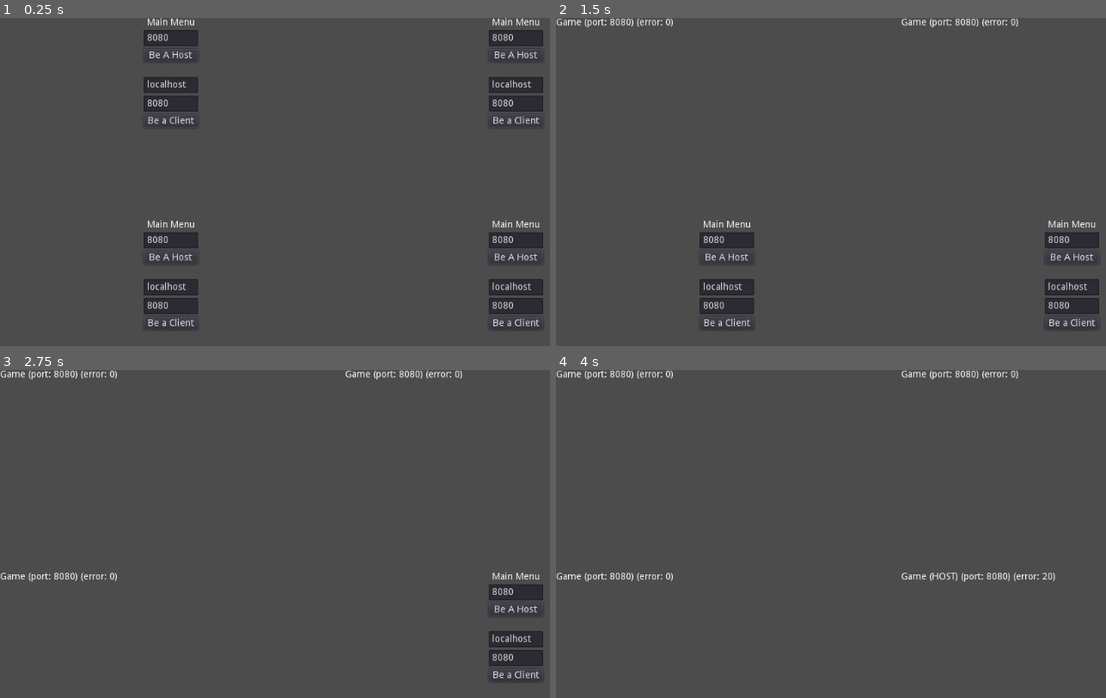
Above: before the commit, frames 1-4 (two rows, left to right).
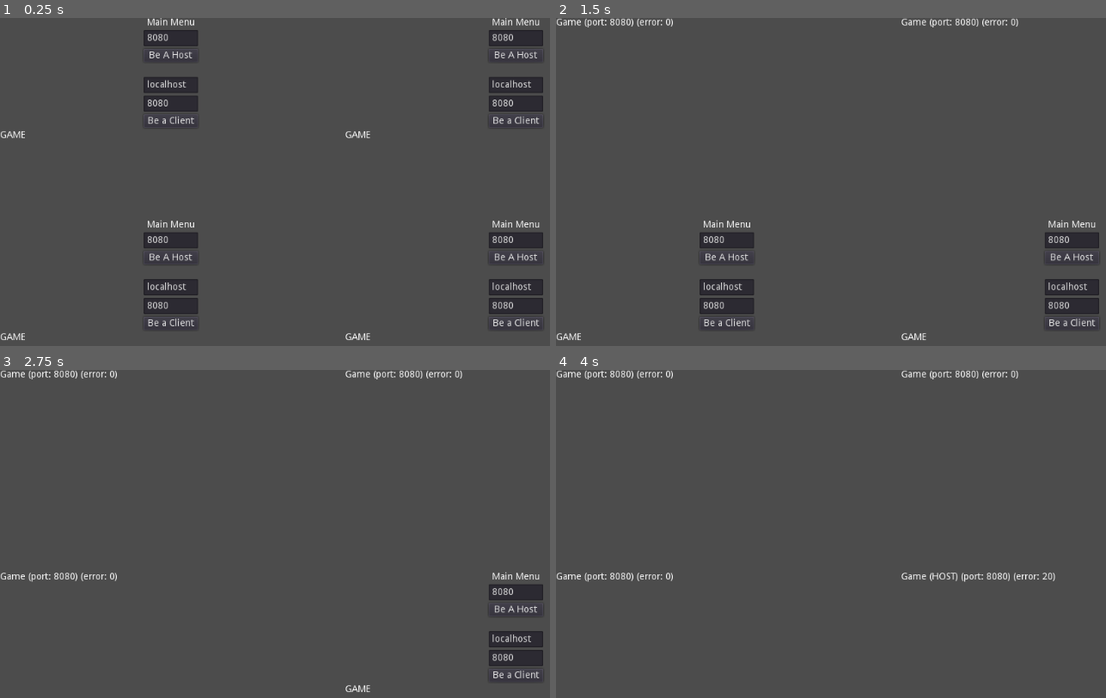
Above: after the commit, the same moments.

Repository: GameAnywhereTechnology/tag
Game: Godot game, scene res://Main.tscn
Two runs of this game, one before a commit and one after it. Both use one fixed random seed, a clock stepped at 60 frames per second and the inputs below.
Inputs:
- Up to frame 1 (0.25 s): no input
- Up to frame 2 (1.5 s): click "Be a Client" at 0.5 s; click "Be a Client" at 1.25 s
- Up to frame 3 (2.75 s): click "Be a Client" at 2 s
- Up to frame 4 (4 s): click "Be A Host" at 2.75 s; tap Enter at 3.5 s

The runs differ from the first frame. In frame 1, 0.2% of the frame differs, in the area x 0-68%, y 34-99%; in frame 2, 0.1%; in frame 3, less than 0.1%; in frame 4, nothing differs.

Commit message:
wip - split viewports

Diff:
--- a/game/common/Common.gd
+++ b/game/common/Common.gd
@@ -3,7 +3,7 @@
 
 # Declare member variables here. Examples:
 var LEVELS := {
-	LEVEL_0 = "res://levels/Level1.tscn"
+	LEVEL_0 = "res://levels/Level0.tscn"
 };
 
 
--- a/game/common/CustomMultiplayerAPI.gd
+++ b/game/common/CustomMultiplayerAPI.gd
@@ -13,6 +13,7 @@
 extends Node
 
 var numOfPlayers = 0;
+var soonToBeParent;
 
 func _init():
 	# First, we assign a new MultiplayerAPI to our this node
@@ -33,6 +34,8 @@
 	self.multiplayer.connect("connection_failed", $Lobby, "_connected_fail");
 	self.multiplayer.connect("server_disconnected", $Lobby,"_server_disconnected");
 
+	if (self.soonToBeParent != null):
+		$Lobby.connect("signal_worldAdded", self.soonToBeParent, "_onSignalWorldCreated");
 	$Lobby.connect("signal_lobbyFull", self, "_onLobbyFull");
 	return;
 
@@ -121,14 +124,19 @@
 func _onLobbyFull(paramPlayerInfo, paramSelfInfo):
 	var levels : Dictionary = $Common.fnGetLevels();
 	var randLevel = randi() % levels.size();
-	var levelKey = 'Level_' + str(randLevel);
+	var levelKey = 'LEVEL_' + str(randLevel);
 
-	if ($Common.has_method("preconfigureGame")):
-		var levelPath = levels[levelKey];
-		var levelClass := load(levelPath);
-		if (levelClass):
-			var levelInst = levelClass.instance();
-			$Common.preconfigureGame(levelInst);
+	if ($Lobby.has_method("preconfigureGame")):
+		if (levels.has(levelKey)):
+			var levelPath = levels[levelKey];
+			var levelClass := load(levelPath);
+			if (levelClass):
+				var levelInst = levelClass.instance();
+				$Lobby.preconfigureGame(levelInst);
+		else:
+			print("Level not found: " + levelKey);
+	else:
+		print("Preconfigure not called");
 	return;
 
 
--- a/game/common/DevClient.gd
+++ b/game/common/DevClient.gd
@@ -9,6 +9,7 @@
 func _ready():
 	var customMP = load("res://common/CustomMultiplayerAPI.tscn").instance();
 	customMP.numOfPlayers = self.numOfPlayers;
+	customMP.soonToBeParent = self;
 	$DevClientDisplay/VBoxContainer/Game.add_child(customMP);
 	pass # Replace with function body.
 
@@ -16,6 +17,12 @@
 # Called every frame. 'delta' is the elapsed time since the previous frame.
 #func _process(delta):
 #	pass
+
+func _onSignalWorldCreated(worldLevel : Spatial):
+	print("World created");
+#	$DevClientDisplay/VBoxContainer/Game/ViewportContainer/Viewport.world = worldLevel.get_tree().root.world;
+#	$DevClientDisplay/VBoxContainer/Game/ViewportContainer/Viewport.add_child(worldLevel);
+	return;
 
 
 func _on_Button_Host_pressed():
--- a/game/common/DevClient.tscn
+++ b/game/common/DevClient.tscn
@@ -23,6 +23,9 @@
 anchor_bottom = 1.0
 size_flags_horizontal = 3
 size_flags_vertical = 3
+__meta__ = {
+"_edit_use_anchors_": false
+}
 
 [node name="MenuWrap" type="VBoxContainer" parent="DevClientDisplay/VBoxContainer"]
 margin_left = 471.0
@@ -84,7 +87,6 @@
 text = "Be a Client"
 
 [node name="Game" type="VBoxContainer" parent="DevClientDisplay/VBoxContainer"]
-visible = false
 margin_top = 168.0
 margin_right = 1024.0
 margin_bottom = 600.0
@@ -92,8 +94,22 @@
 size_flags_vertical = 3
 
 [node name="title" type="Label" parent="DevClientDisplay/VBoxContainer/Game"]
-margin_right = 40.0
+margin_right = 1024.0
 margin_bottom = 14.0
 text = "GAME"
+
+[node name="ViewportContainer" type="ViewportContainer" parent="DevClientDisplay/VBoxContainer/Game"]
+margin_top = 18.0
+margin_right = 1024.0
+margin_bottom = 432.0
+size_flags_horizontal = 3
+size_flags_vertical = 3
+stretch = true
+
+[node name="Viewport" type="Viewport" parent="DevClientDisplay/VBoxContainer/Game/ViewportContainer"]
+size = Vector2( 480, 640 )
+own_world = true
+handle_input_locally = false
+render_target_update_mode = 3
 [connection signal="pressed" from="DevClientDisplay/VBoxContainer/MenuWrap/Button_Host" to="." method="_on_Button_Host_pressed"]
 [connection signal="pressed" from="DevClientDisplay/VBoxContainer/MenuWrap/Button_Client" to="." method="_on_Button_Client_pressed"]
--- a/game/common/Lobby.gd
+++ b/game/common/Lobby.gd
@@ -1,12 +1,13 @@
 extends Node
 
 signal signal_lobbyFull;
+signal signal_worldAdded(worldLevel);
 # Declare member variables here. Examples:
 # var a = 2
 export var canAlsoBeClient : bool = true;
 
 var maxNumOfPlayers = -1;
-var myInfo = { name = "Anonymous", favorite_color = Color8(255, 0, 255) }
+var myInfo = { id = "", name = "Anonymous", favorite_color = Color8(255, 0, 255), selectedCharacter = "Player0" }
 var playerInfo = {};
 var playersDone = [];
 
@@ -17,6 +18,8 @@
 func _player_connected(paramID : int):
 	# called on both clients and server when a peer connects
 	var SERVER_ID = 1;
+	myInfo.id = self.multiplayer.get_network_unique_id();
+
 	if (self.multiplayer.get_network_unique_id() != SERVER_ID):
 		self.rpc_id(paramID, "fnRegisterPlayer", myInfo);
 	elif (self.multiplayer.get_network_unique_id() == SERVER_ID) && (self.canAlsoBeClient == true):
@@ -70,7 +73,8 @@
 
 
 func fnCloseLobby():
-	self.multiplayer.refuse_new_network_connections = true;
+	var mp = self.multiplayer;
+	mp.refuse_new_network_connections = true;
 	return;
 
 
@@ -86,10 +90,12 @@
 
 
 func preconfigureGame(levelInst):
-	self.multiplayer.set_pause(true);
+	get_tree().paused = true;
 
 	self.add_child(levelInst);
 	levelInst.name = "World";
+
+	self.emit_signal("signal_worldAdded", levelInst);
 
 	if (levelInst.has_method("preconfigureGame")):
 		var selfInfo = self.fnGetSelfInfo();
@@ -118,10 +124,10 @@
 	return;
 
 
-remotesync func post_configure_game():
+remote func post_configure_game():
 	# Only the server is allowed to tell a client to unpause
 	if 1 == self.multiplayer.get_rpc_sender_id():
-		self.multiplayer.set_pause(false);
+		get_tree().paused = false;
 	return;
 
 # Called every frame. 'delta' is the elapsed time since the previous frame.
--- /dev/null
+++ b/game/common/Player.gd
@@ -0,0 +1,18 @@
+extends RigidBody
+
+class_name Player
+
+
+# Declare member variables here. Examples:
+# var a = 2
+# var b = "text"
+
+
+# Called when the node enters the scene tree for the first time.
+func _ready():
+	pass # Replace with function body.
+
+
+# Called every frame. 'delta' is the elapsed time since the previous frame.
+#func _process(delta):
+#	pass
--- /dev/null
+++ b/game/common/Player.tscn
@@ -0,0 +1,6 @@
+[gd_scene load_steps=2 format=2]
+
+[ext_resource path="res://common/Player.gd" type="Script" id=1]
+
+[node name="Player" type="RigidBody"]
+script = ExtResource( 1 )
--- /dev/null
+++ b/game/common/Player0.gd
@@ -0,0 +1,17 @@
+extends Player
+
+class_name Player0
+
+# Declare member variables here. Examples:
+# var a = 2
+# var b = "text"
+
+
+# Called when the node enters the scene tree for the first time.
+func _ready():
+	pass # Replace with function body.
+
+
+# Called every frame. 'delta' is the elapsed time since the previous frame.
+#func _process(delta):
+#	pass
--- /dev/null
+++ b/game/common/Player0.tscn
@@ -0,0 +1,27 @@
+[gd_scene load_steps=5 format=2]
+
+[ext_resource path="res://common/Player0.gd" type="Script" id=1]
+
+[sub_resource type="SphereShape" id=1]
+
+[sub_resource type="SphereMesh" id=2]
+
+[sub_resource type="SpatialMaterial" id=3]
+
+[node name="Player0" type="RigidBody"]
+script = ExtResource( 1 )
+
+[node name="CollisionShape" type="CollisionShape" parent="."]
+transform = Transform( 1, 0, 0, 0, 1, 0, 0, 0, 1, 0, 0.983558, 0 )
+shape = SubResource( 1 )
+
+[node name="meshRoot" type="Spatial" parent="."]
+
+[node name="CSGMesh" type="CSGMesh" parent="meshRoot"]
+transform = Transform( 1, 0, 0, 0, 1, 0, 0, 0, 1, 0, 0.983558, 0 )
+mesh = SubResource( 2 )
+material = SubResource( 3 )
+
+[node name="Camera" type="Camera" parent="."]
+transform = Transform( 1, 0, 0, 0, 1, 0, 0, 0, 1, 0, 1.03132, 2.77339 )
+current = true
--- a/game/levels/Level0.gd
+++ b/game/levels/Level0.gd
@@ -17,18 +17,19 @@
 	# Load my player
 	if (paramSelfInfo != null):
 		var chosenCharacterPath = paramSelfInfo.selectedCharacter; # "res://player.tscn";
-		var my_player = load(chosenCharacterPath).instance();
+		var my_player = load("res://common/" + chosenCharacterPath + ".tscn").instance();
 		my_player.set_name(str(paramSelfInfo.id));
-		my_player.set_network_master(paramSelfInfo.id) # Will be explained later
-		get_node("/root/world/players").add_child(my_player)
+		my_player.set_network_master(paramSelfInfo.id) # if you want server to be in control set_network_master(1); else it's similar to p2p
+		self.add_child(my_player)
 
 	# Load other players
-	for p in paramPlayerInfo:
-		var chosenCharacterPath = paramPlayerInfo.selectedCharacter; # "res://player.tscn";
-		var player = load(chosenCharacterPath).instance();
-		player.set_name(str(p))
-		player.set_network_master(p) # Will be explained later
-		get_node("/root/world/players").add_child(player);
+	for pID in paramPlayerInfo:
+		var pInfo = paramPlayerInfo[pID];
+		var chosenCharacterPath = pInfo.selectedCharacter; # "res://player.tscn";
+		var player = load("res://common/" + chosenCharacterPath + ".tscn").instance();
+		player.set_name(str(pInfo.id))
+		player.set_network_master(pInfo.id) # if you want server to be in control set_network_master(1); else it's similar to p2p
+		self.add_child(player);
 
 	emit_signal("signal_done_preconfiguring");
 	pass;
--- a/game/levels/Level0.tscn
+++ b/game/levels/Level0.tscn
@@ -1,6 +1,26 @@
-[gd_scene load_steps=2 format=2]
+[gd_scene load_steps=5 format=2]
 
 [ext_resource path="res://levels/Level0.gd" type="Script" id=1]
 
+[sub_resource type="BoxShape" id=1]
+
+[sub_resource type="CubeMesh" id=2]
+
+[sub_resource type="SpatialMaterial" id=3]
+
 [node name="Level0" type="Spatial"]
 script = ExtResource( 1 )
+
+[node name="RigidBody" type="RigidBody" parent="."]
+mode = 1
+
+[node name="CollisionShape" type="CollisionShape" parent="RigidBody"]
+transform = Transform( 1, 0, 0, 0, 1, 0, 0, 0, 1, 0, -1.00344, 0 )
+shape = SubResource( 1 )
+
+[node name="meshRoot" type="Spatial" parent="RigidBody"]
+
+[node name="CSGMesh" type="CSGMesh" parent="RigidBody/meshRoot"]
+transform = Transform( 1, 0, 0, 0, 1, 0, 0, 0, 1, 0, -1.00344, 0 )
+mesh = SubResource( 2 )
+material = SubResource( 3 )
--- a/game/project.godot
+++ b/game/project.godot
@@ -8,9 +8,20 @@
 
 config_version=4
 
-_global_script_classes=[  ]
+_global_script_classes=[ {
+"base": "RigidBody",
+"class": "Player",
+"language": "GDScript",
+"path": "res://common/Player.gd"
+}, {
+"base": "Player",
+"class": "Player0",
+"language": "GDScript",
+"path": "res://common/Player0.gd"
+} ]
 _global_script_class_icons={
-
+"Player": "",
+"Player0": ""
 }
 
 [application]
